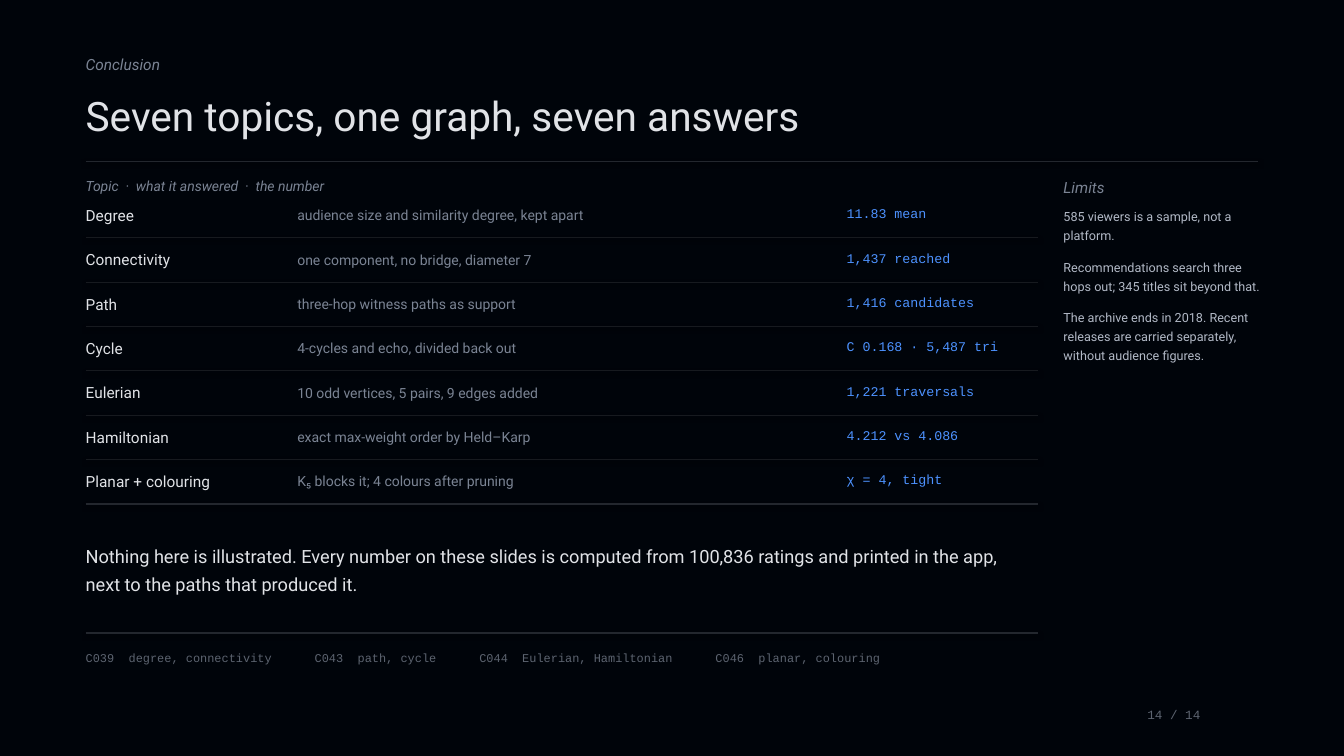
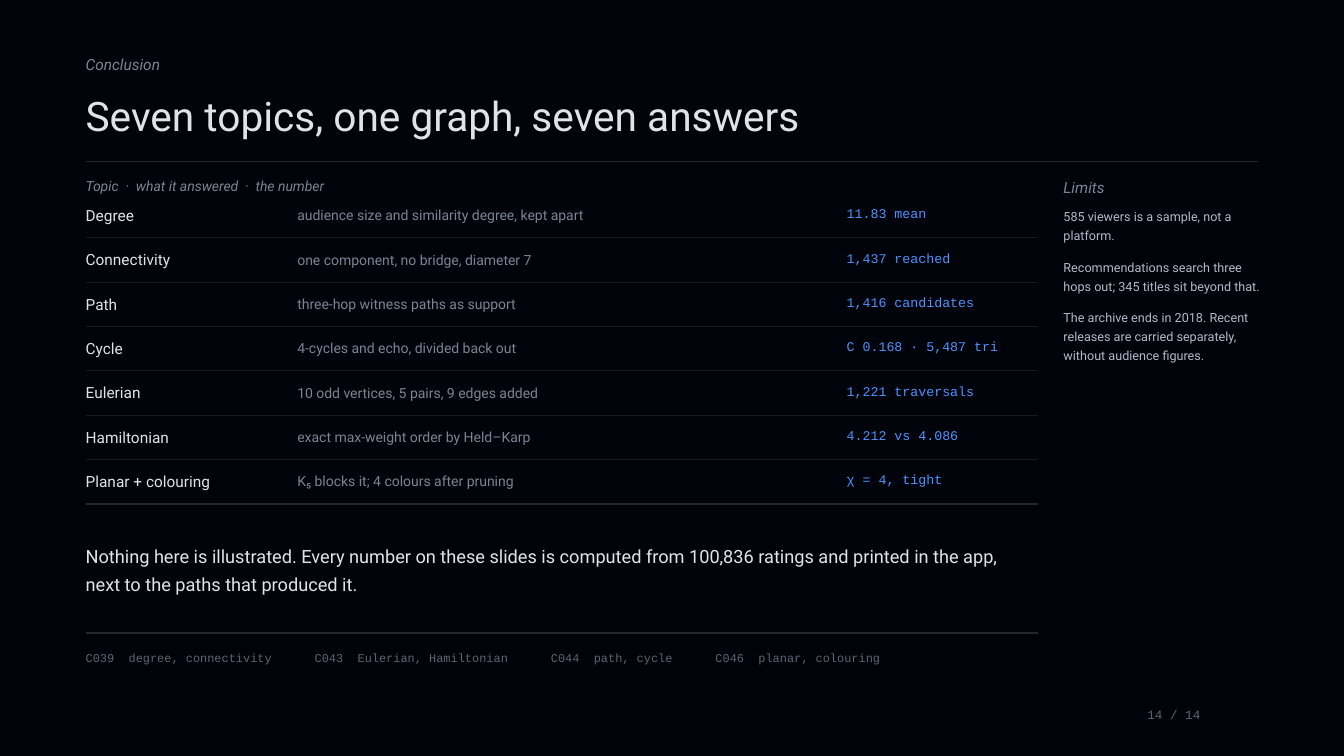
Before and after one commit to asterxsk/nextframe, a slide deck: slide 14 of deck/NextFrame.pptx. Drawn at 1344x756 pixels with LibreOffice and Linux fonts; fonts in the diff are those of the drawing. Boxes give left, top, right and bottom in pixels: in the first picture for what was removed or moved away, otherwise in the second. Text is boxed around its words. In the diff, an @@ line names an element or a change of style, - is before the commit and + after.

```diff
--- a/deck/NextFrame.pptx
+++ b/deck/NextFrame.pptx
@@ text at bbox=[86, 654, 880, 665]: text changed @@
-C039 degree, connectivity C043 path, cycle C044 Eulerian, Hamiltonian C046 planar, colouring
+C039 degree, connectivity C043 Eulerian, Hamiltonian C044 path, cycle C046 planar, colouring
```
Also in this commit, not shown: 6 other slides changed, 5 other files.
